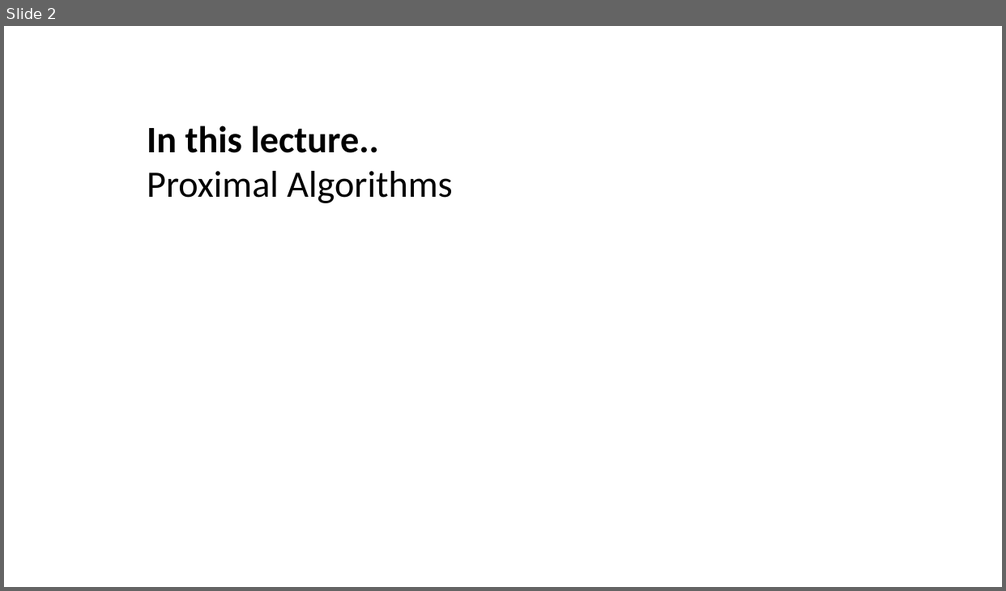
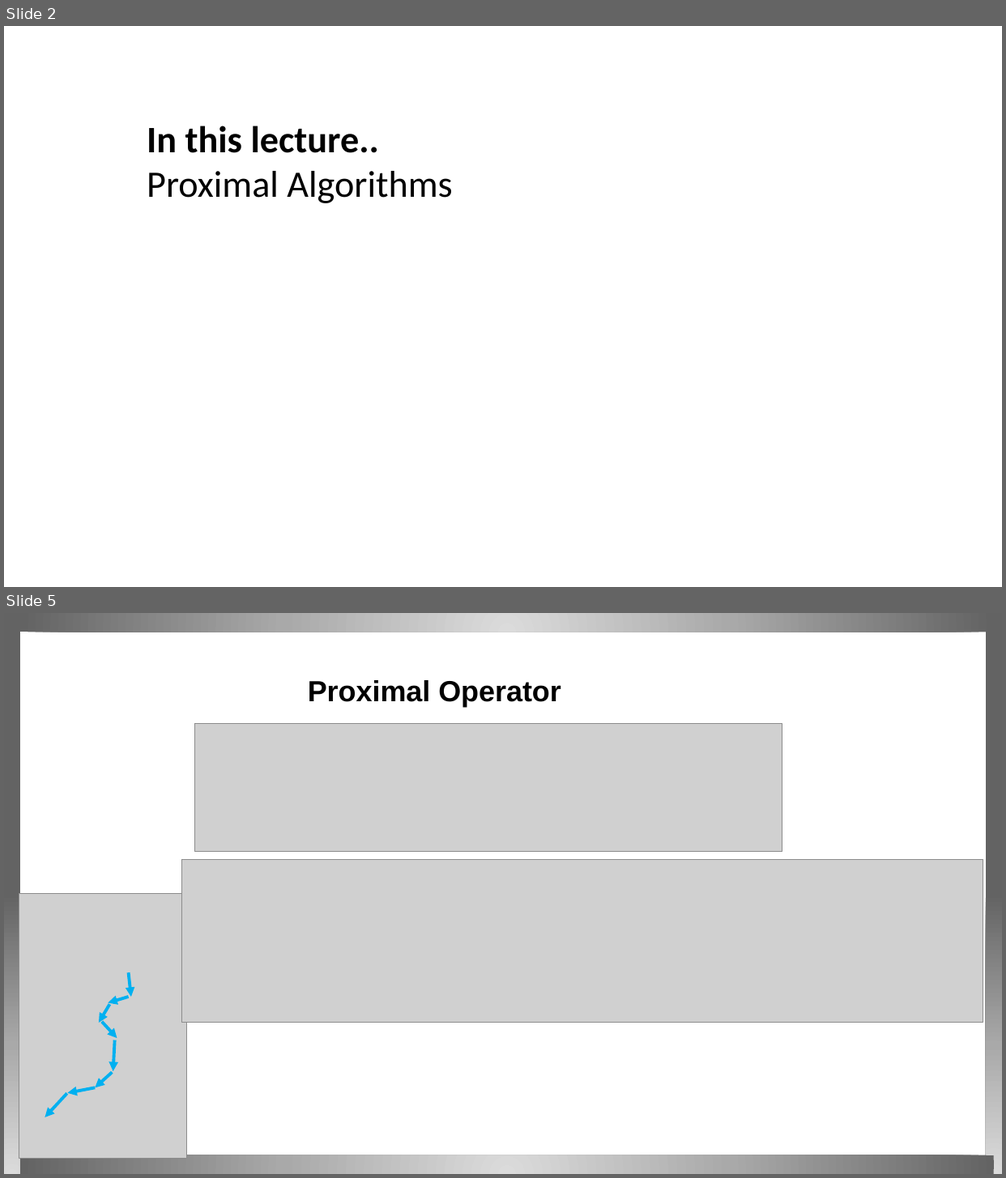
Before and after one commit to nadiakap/PythonForML, a slide deck: PythonML_2023_ProximalAlg.pptx. Shown one above the other, each under a label of ours: slide 2 before the commit, slides 2 and 5 after it; the slides between them are not shown. The pictures are 1006x591 and 1006x1178 pixels, drawn with LibreOffice and Linux fonts; fonts in the diff are those of the drawing; grey boxes stand for pictures. Boxes give left, top, right and bottom in pixels: in the first picture for what was removed or moved away, otherwise in the second. Text is boxed around its words. In the diff, an @@ line names an element or a change of style, - is before the commit and + after.

Commit message:
proximal operator
proximal operator as building block to construct proximal algorithms

```diff
--- a/PythonML_2023_ProximalAlg.pptx
+++ b/PythonML_2023_ProximalAlg.pptx
@@ slide 5 added at box(4, 613, 1002, 1174), background #FFFFFF @@
@@ text added at box(308, 680, 561, 707), 28 pt, text #000000, bold @@
+Proximal Operator
@@ picture added at box(195, 724, 782, 852) @@
@@ picture added at box(181, 860, 982, 1023) @@
@@ group added at box(19, 894, 187, 1159): 8 arrows, 1 picture @@
@@ group added at box(4, 613, 1002, 1174): 4 pentagon arrows @@
```
Also in this commit, not shown: 3 slides changed, 1 other slide added.
